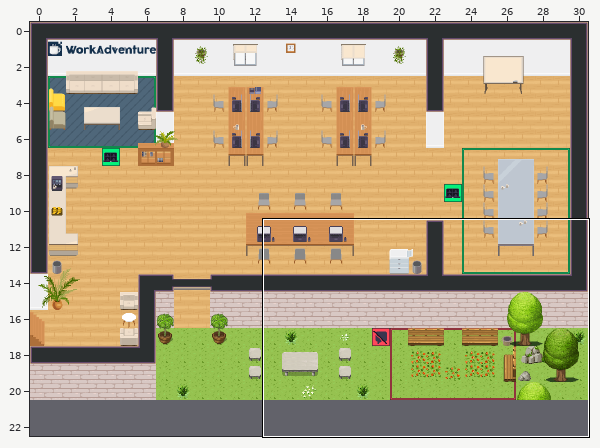
Tiled map (JSON), stored at office.tmj. Above: a wide view before the commit, with the close-up outlined.
Close-up. As it was:
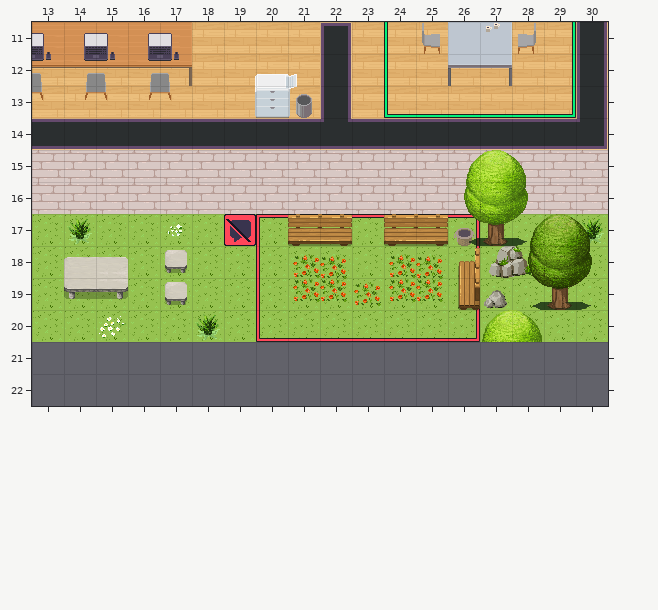
Cells are 32x32 px. Shown: x 13..30, y 11..22. The commit also changed other parts of the map, which this record leaves out. The old version is drawn lined up with the new one.
After the commit:
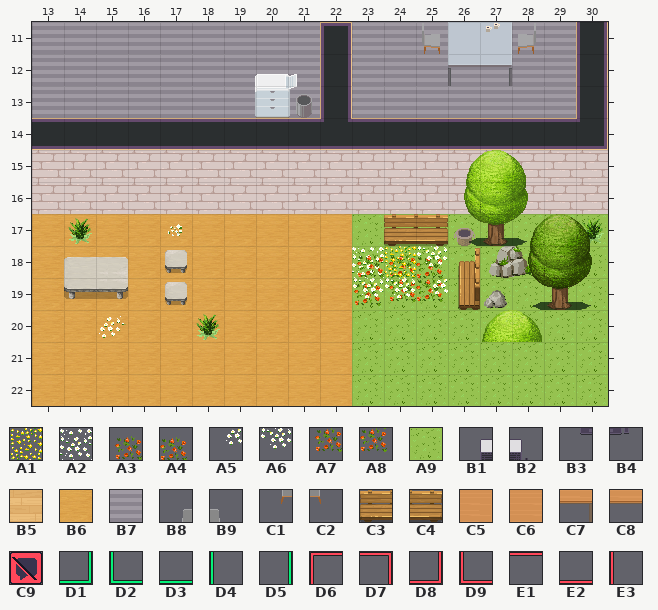
Key: from "WA_Exterior": A1 526, A2 529, A3 533, A4 534, A5 553, A6 554, A7 558, A8 559, A9 628; from "WA_Miscellaneous": B1 2, B2 3, B3 12, B4 13; from "WA_Room_Builder": B5 350, B6 378, B7 383; from "WA_Seats": B8 123, B9 124, C1 136, C2 137, C3 143, C4 144; from "WA_Tables": C5 11, C6 13, C7 21, C8 23; from "WA_User_Interface": C9 60, D1 163, D2 164, D3 166, D4 167, D5 168, D6 239, D7 240, D8 241, D9 242, E1 243, E2 244, E3 245.
__ is an empty cell, ## one hidden under a higher layer, .. an unchanged one.
Changes in this commit:
map size 31x21 -> 31x23 cells
--- layer "floor/floor1"
@@ x 13..29 @@
-11 ## ## ## ## ## B5 B5 B5 B5 .. B5 B5 B5 .. .. B5 B5
-12 B5 B5 B5 B5 B5 B5 B5 B5 B5 .. B5 B5 B5 B5 B5 B5 B5
-13 B5 B5 B5 B5 B5 B5 B5 .. B5 .. B5 B5 B5 B5 B5 B5 B5
+11 B7 B7 B7 B7 B7 B7 B7 B7 B7 .. B7 B7 B7 .. .. B7 B7
+12 B7 B7 B7 B7 B7 B7 B7 B7 B7 .. B7 B7 B7 B7 B7 B7 B7
+13 B7 B7 B7 B7 B7 B7 B7 .. B7 .. B7 B7 B7 B7 B7 B7 B7
@@ x 13..30 @@
-17 A9 A9 A9 A9 A9 A9 A9 A9 A9 A9 .. .. .. .. .. .. .. ..
-18 A9 A9 A9 A9 A9 A9 A9 A9 A9 A9 .. .. .. .. .. .. .. ..
-19 A9 A9 A9 A9 A9 A9 A9 A9 A9 A9 .. .. .. .. .. .. .. ..
-20 A9 A9 A9 A9 A9 A9 A9 A9 A9 A9 .. .. .. .. .. .. .. ..
-21 __ __ __ __ __ __ __ __ __ __ __ __ __ __ __ __ __ __
-22 __ __ __ __ __ __ __ __ __ __ __ __ __ __ __ __ __ __
+17 B6 B6 B6 B6 B6 B6 B6 B6 B6 B6 .. .. .. .. .. .. .. ..
+18 B6 B6 B6 B6 B6 B6 B6 B6 B6 B6 .. .. .. .. .. .. .. ..
+19 B6 B6 B6 B6 B6 B6 B6 B6 B6 B6 .. .. .. .. .. .. .. ..
+20 B6 B6 B6 B6 B6 B6 B6 B6 B6 B6 .. .. .. .. .. .. .. ..
+21 B6 B6 B6 B6 B6 B6 B6 B6 B6 B6 A9 A9 A9 A9 A9 A9 A9 A9
+22 B6 B6 B6 B6 B6 B6 B6 B6 B6 B6 A9 A9 A9 A9 A9 A9 A9 A9
--- layer "floor/floor2" (now hidden)
@@ x 24..29 @@
-11 D4 .. .. .. .. D5
-12 D4 .. .. .. .. D5
-13 D2 D3 D3 D3 D3 D1
+11 __ .. .. .. .. __
+12 __ .. .. .. .. __
+13 __ __ __ __ __ __
@@ x 19..26 @@
-17 C9 D6 E1 E1 E1 E1 E1 D7
-18 .. E3 .. .. .. .. .. ..
-19 .. E3 .. .. .. .. .. ..
-20 .. D9 E2 E2 E2 E2 E2 D8
+17 __ __ __ __ __ __ __ __
+18 .. __ .. .. .. .. .. ..
+19 .. __ .. .. .. .. .. ..
+20 .. __ __ __ __ __ __ __
--- layer "furniture/furniture1"
@@ x 13..17 @@
-11 C6 C6 C6 C6 C5
-12 C8 C8 C8 C8 C7
+11 __ __ __ __ __
+12 __ __ __ __ __
@@ x 21..22 @@
-18 A3 A4
-19 A7 A8
+18 __ __
+19 __ __
--- layer "furniture/furniture2"
@@ x 13..17 @@
-12 B9 B8 B9 B8 B9
-13 C2 C1 C2 C1 C2
+12 __ __ __ __ __
+13 __ __ __ __ __
@@ x 21..25 @@
-17 C3 C4 .. .. ..
-18 .. .. __ __ __
-19 .. .. __ __ __
+17 __ __ .. .. ..
+18 .. .. A2 A1 A6
+19 .. .. A6 A6 A5
--- layer "furniture/furniture3"
@@ x 13..17 @@
-11 B2 B1 B2 B1 B2
-12 B4 B3 B4 B3 B4
+11 __ __ __ __ __
+12 __ __ __ __ __
@@ x 23..23 @@
-18 __
+18 A3
Changed places in both close-ups, as pixel boxes (x1, y1, x2, y2):
changed: (32, 22, 320, 118)
changed: (352, 22, 576, 118)
changed: (32, 214, 608, 406)
